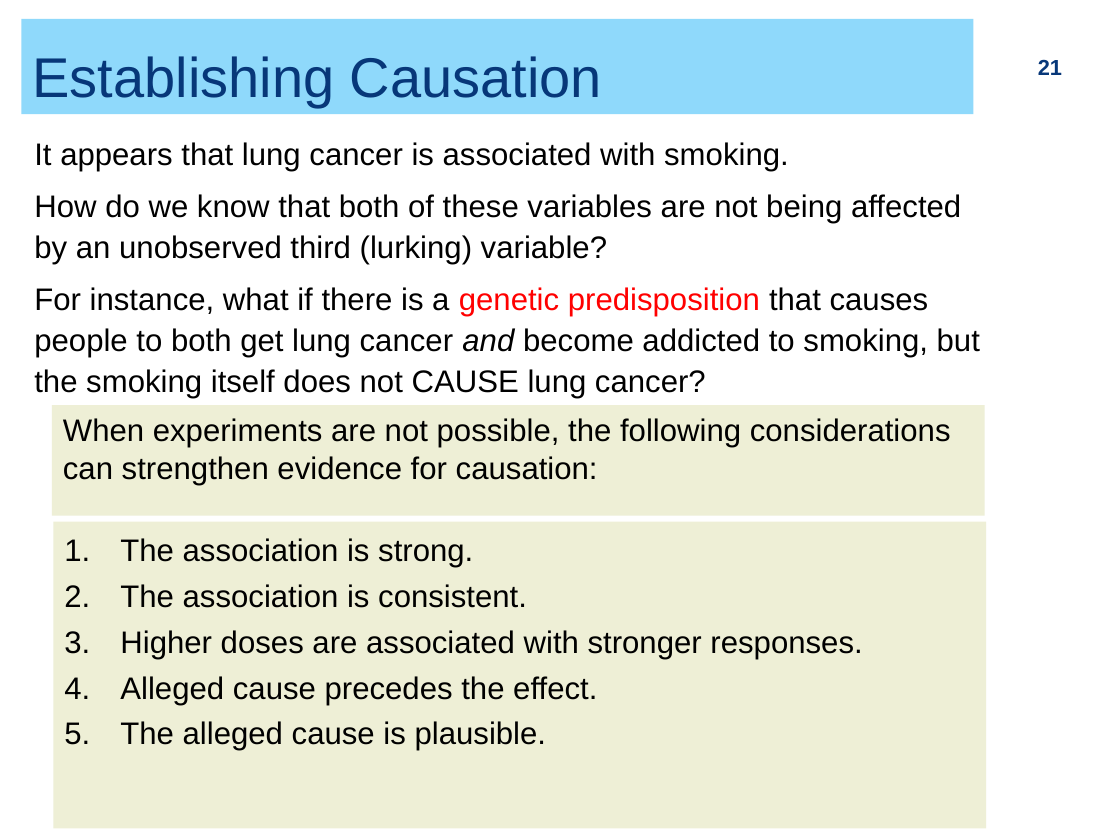
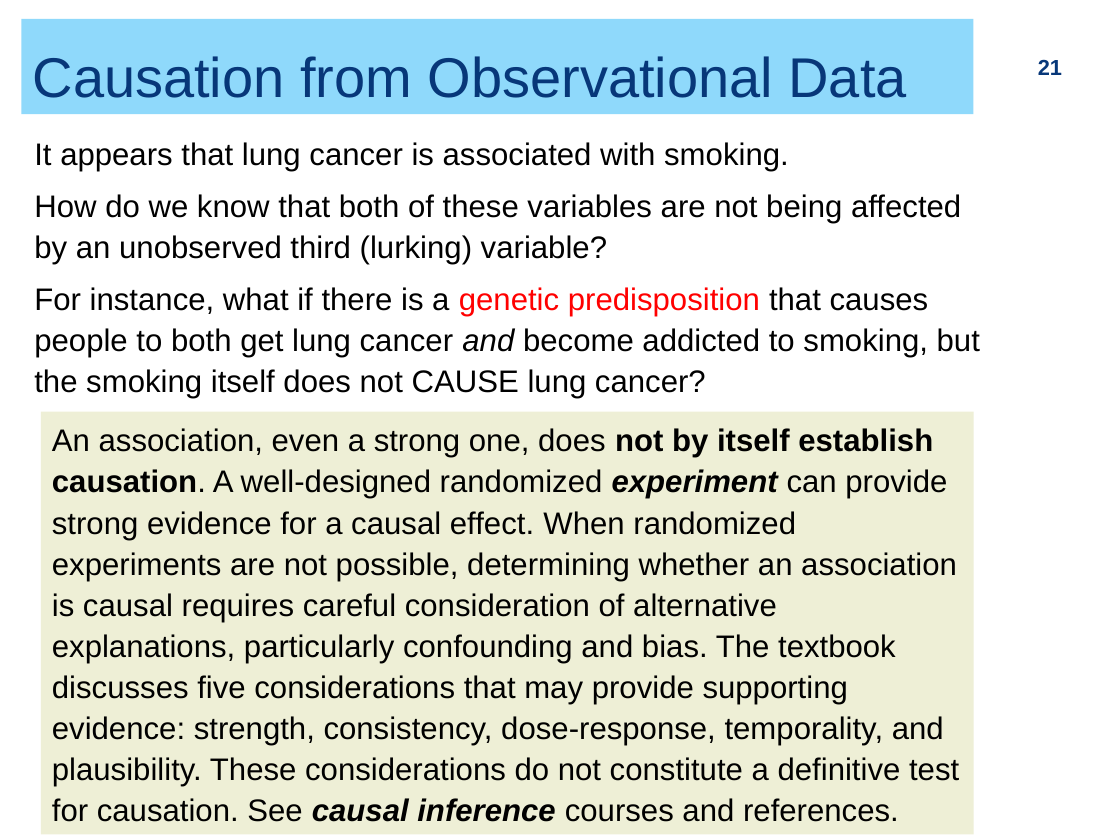
Before and after one commit to ZhiyangGeeZhou/ZhiyangGeeZhou.github.io, a slide deck: slide 21 of attach/UWM/UWM_PH702_2026Fall_Part03.pptx. Drawn at 1120x840 pixels with LibreOffice and Linux fonts; fonts in the diff are those of the drawing. Boxes give left, top, right and bottom in pixels: in the first picture for what was removed or moved away, otherwise in the second. Text is boxed around its words. In the diff, an @@ line names an element or a change of style, - is before the commit and + after.

```diff
--- a/attach/UWM/UWM_PH702_2026Fall_Part03.pptx
+++ b/attach/UWM/UWM_PH702_2026Fall_Part03.pptx
@@ title at (x1=33, y1=56, x2=906, y2=98): text changed @@
-Establishing Causation
+Causation from Observational Data
@@ rectangle "An association, even a strong ..." resized from (x1=54, y1=522, x2=987, y2=829) to (x1=41, y1=412, x2=974, y2=834) @@
@@ rectangle removed at (x1=52, y1=405, x2=984, y2=516) @@
-When experiments are not possible, the following considerations can strengthen evidence for causation:
@@ text in rectangle at (x1=52, y1=428, x2=959, y2=822): text changed @@
-1. The association is strong.
-2. The association is consistent.
-3. Higher doses are associated with stronger responses.
-4. Alleged cause precedes the effect.
-5. The alleged cause is plausible.
+An association, even a strong one, does not by itself establish causation. A well-designed randomized experiment can provide strong evidence for a causal effect. When randomized experiments are not possible, determining whether an association is causal requires careful consideration of alternative explanations, particularly confounding and bias. The textbook discusses five considerations that may provide supporting evidence: strength, consistency, dose-response, temporality, and plausibility. These considerations do not constitute a definitive test for causation. See causal inference courses and references.
```
Also in this commit, not shown: 1 other slide changed, 1 slide removed.
